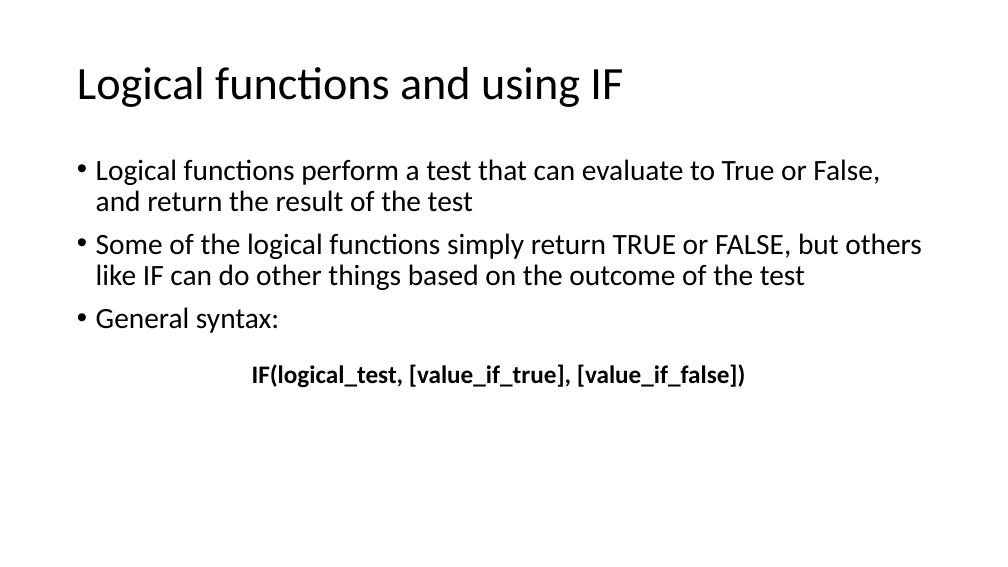
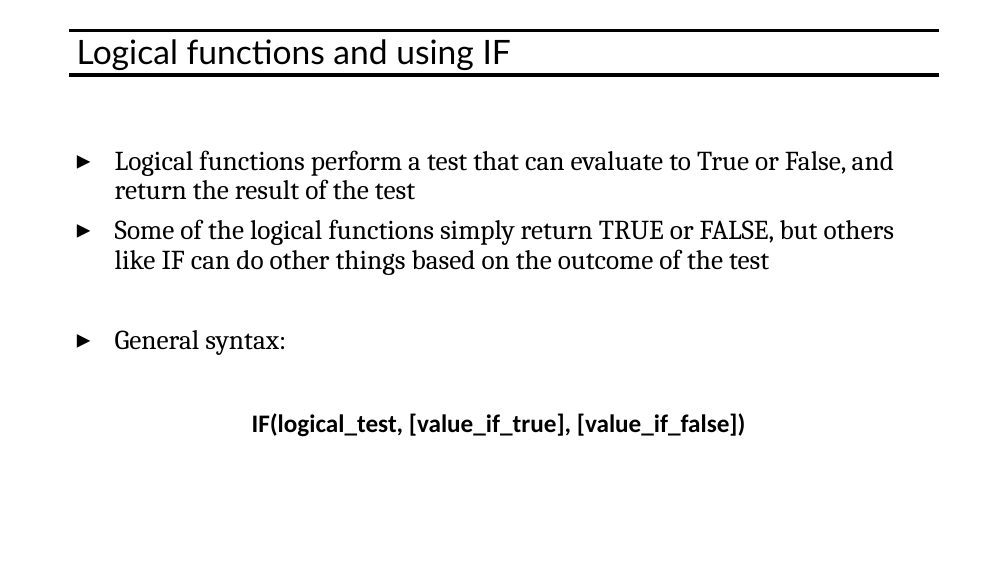
Before and after one commit to mjmacarty/excel-at-excel, a slide deck: slide 28 of Excel-at-Excel.pptx. Drawn at 1008x567 pixels with LibreOffice and Linux fonts; fonts in the diff are those of the drawing. Boxes give left, top, right and bottom in pixels: in the first picture for what was removed or moved away, otherwise in the second. Text is boxed around its words. In the diff, an @@ line names an element or a change of style, - is before the commit and + after.

```diff
--- a/Excel-at-Excel.pptx
+++ b/Excel-at-Excel.pptx
@@ title "Logical functions and using IF" at [77, 39, 511, 70]: size 44 to 32 pt, font Calibri to Lato; vertical alignment middle to top @@
@@ line added from (70, 30) to (939, 30), #000000 3 pt @@
@@ line added from (70, 75) to (939, 75), #000000 3 pt @@
@@ text "Logical functions perform a test ...": place and size @@
-text "Logical functions perform a test ..." at [96, 159, 922, 333]
+text "Logical functions perform a test ..." at [115, 150, 895, 354]
@@ text "Logical functions perform a test ..." at [115, 150, 895, 354]: size 28 to 26 pt, font Calibri to Cambria; bullet • to ▸ @@
@@ text "IF(logical_test, [value_if_true], [value_if_false])": place and size @@
-text "IF(logical_test, [value_if_true], [value_if_false])" at [252, 364, 746, 388]
+text "IF(logical_test, [value_if_true], [value_if_false])" at [252, 413, 746, 437]
```
Also in this commit, not shown: 39 other slides changed, 1 slide added.
